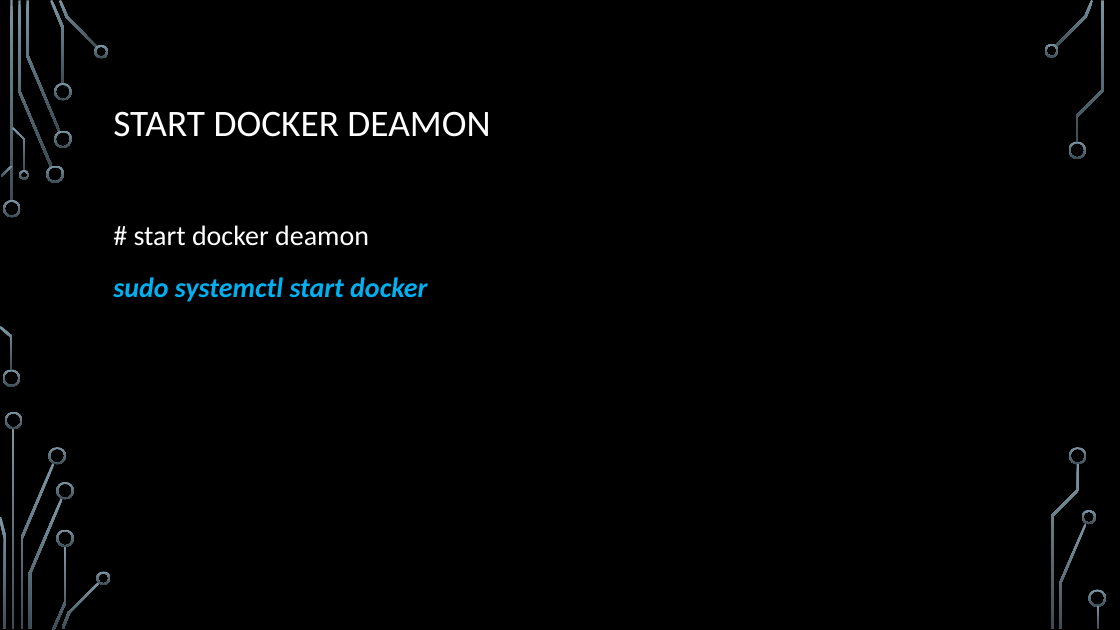
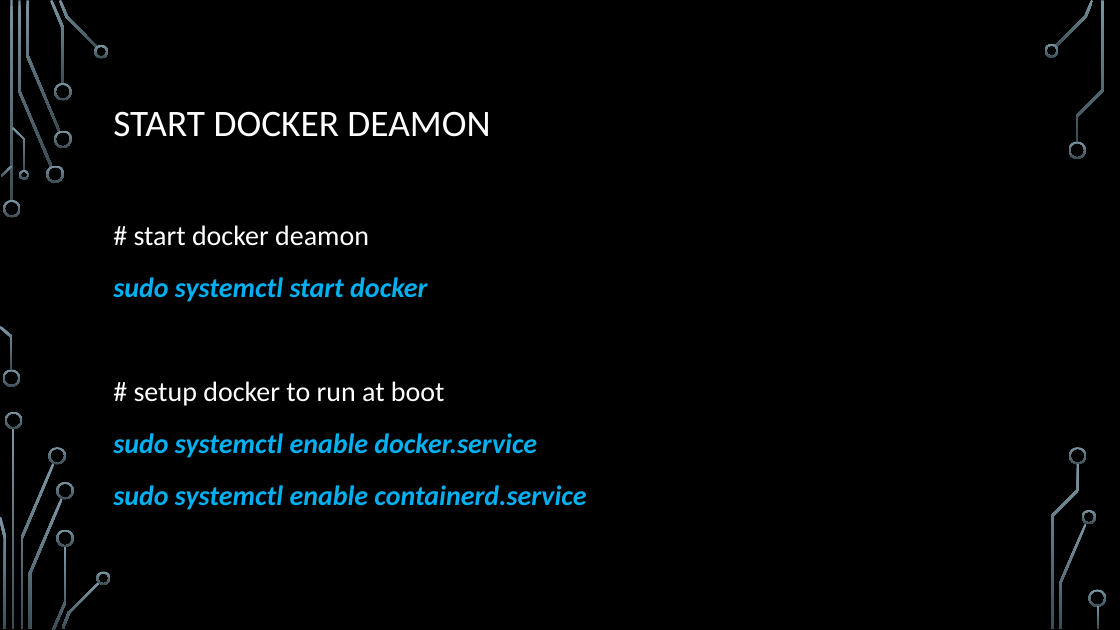
Before and after one commit to EarlWaud/LiveDockerTraining, a slide deck: slide 16 of Chapter 01 - Setting up your Docker Environment.pptx. Drawn at 1120x630 pixels with LibreOffice and Linux fonts; fonts in the diff are those of the drawing; background and template pictures are left out. Boxes give left, top, right and bottom in pixels: in the first picture for what was removed or moved away, otherwise in the second. Text is boxed around its words. In the diff, an @@ line names an element or a change of style, - is before the commit and + after.

Commit message:
Added start on boot commands

```diff
--- a/Chapter 01 - Setting up your Docker Environment.pptx
+++ b/Chapter 01 - Setting up your Docker Environment.pptx
@@ text at bbox=[113, 381, 586, 510]: paragraphs added @@
+# setup docker to run at boot
+sudo systemctl enable docker.service
+sudo systemctl enable containerd.service
```
